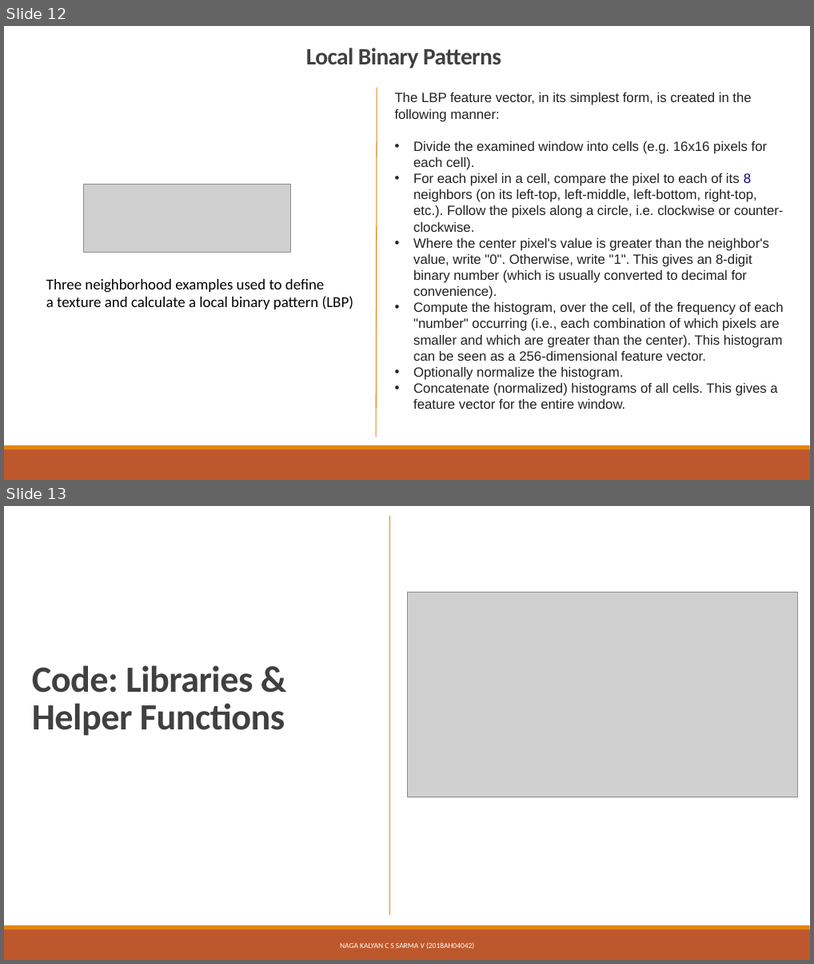
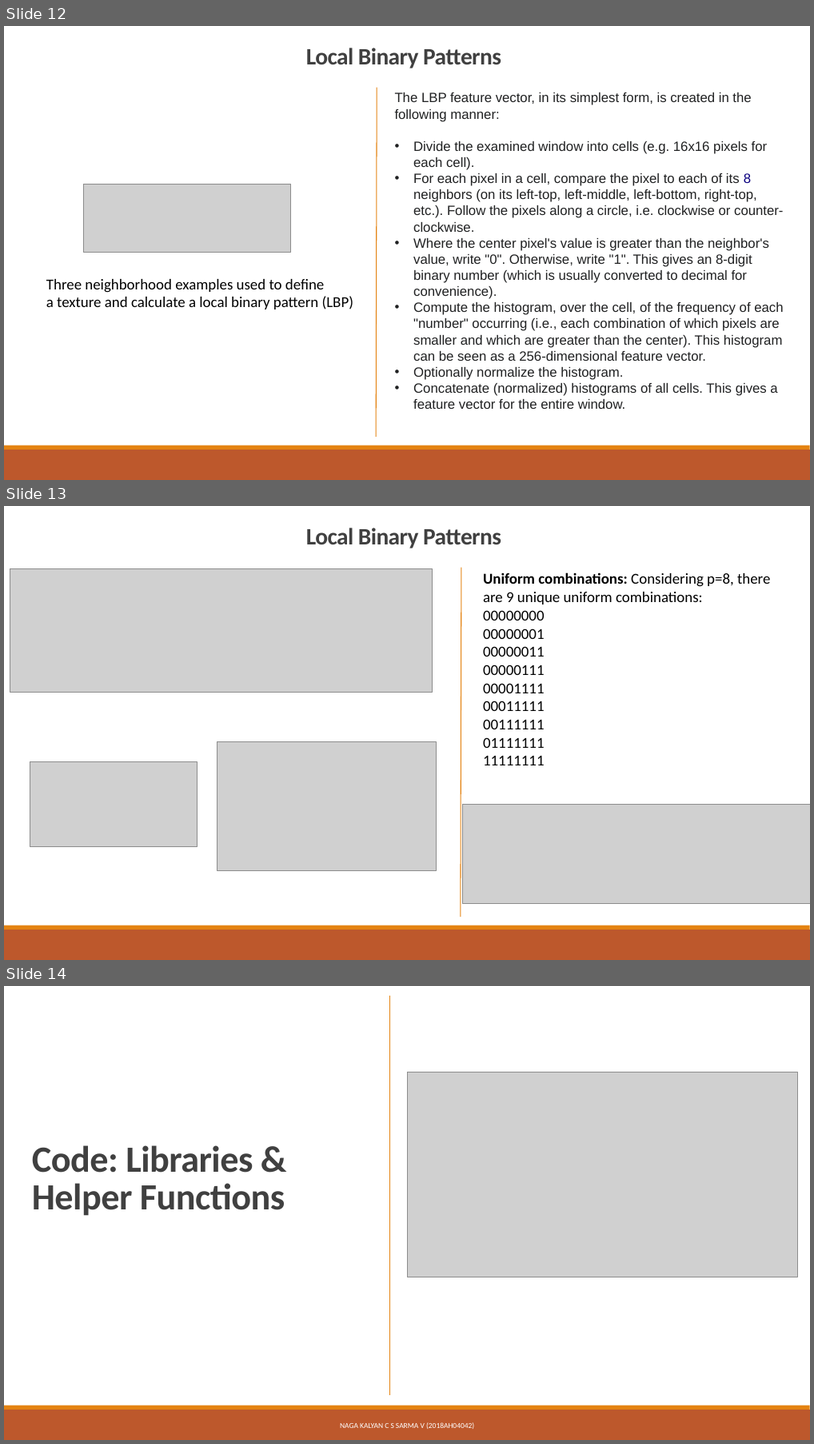
Before and after one commit to svktejasvi/skin-texture-analysis, a slide deck: EndSem/2018AH04042_EndSem_Review.pptx. Shown one above the other, each under a label of ours: slides 12 and 13 before the commit, slides 12, 13 and 14 after it. The pictures are 814x964 and 814x1444 pixels, drawn with LibreOffice and Linux fonts; fonts in the diff are those of the drawing; grey boxes stand for pictures. Boxes give left, top, right and bottom in pixels: in the first picture for what was removed or moved away, otherwise in the second. Text is boxed around its words. In the diff, an @@ line names an element or a change of style, - is before the commit and + after.

```diff
--- a/EndSem/2018AH04042_EndSem_Review.pptx
+++ b/EndSem/2018AH04042_EndSem_Review.pptx
@@ slide 13 added at <box>4,506,810,960</box>, background #FFFFFF; not listed: 2 template elements that a slide beside it also shows @@
@@ title added at <box>306,528,502,548</box>, 28 pt, text #404040, bold @@
+Local Binary Patterns
@@ picture added at <box>10,568,433,692</box> @@
@@ line added from (462, 567) to (461, 916), #E48312 1 pt @@
@@ text added at <box>483,572,770,765</box>, 18 pt, text #000000 @@
+Uniform combinations: Considering p=8, there are 9 unique uniform combinations:
+00000000
+00000001
+00000011
+00000111
+00001111
+00011111
+00111111
+01111111
+11111111
@@ picture added at <box>217,742,437,870</box> @@
@@ picture added at <box>30,761,197,846</box> @@
@@ picture added at <box>463,804,810,903</box> @@
@@ what was slide 13 is now slide 14 @@
```
Also in this commit, not shown: 1 other file.
